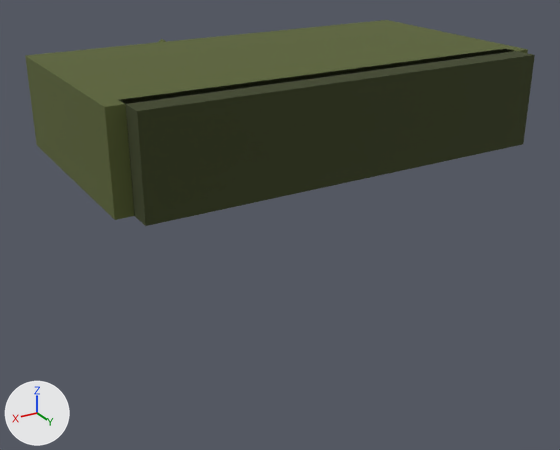
An edit to the FBX model assets/3d/export/inf_walker_lower_torso.fbx, drawn before and after from the same camera.
Rendered twice from a camera (50 mm lens) standing at (1.85, 3.07, 0.89) and looking at (0.04, 0.06, -0.62). Arrows for +X, +Y and +Z are at lower left; the lights stay in place. The first picture is the older version.

Objects in the first picture: 'inf_walker_lower_torso'.
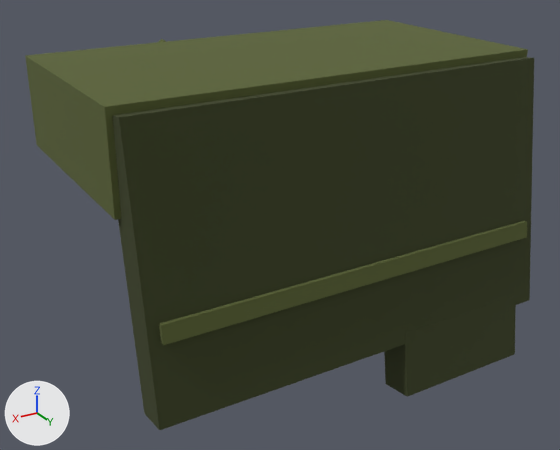
Location of each change, (x1, y1, x2, y2) in pixels of the pictures (560 x 450 px; the box of a moved part takes in the faces that stretch with it):
'inf_walker_lower_torso', reshaped (99% taller): before (25, 20, 535, 226); after (25, 20, 534, 430)
part 1 of me_inf_walker_lower_torso, moved or reshaped: before (121, 49, 535, 226); after (159, 221, 527, 345)
part 2 of me_inf_walker_lower_torso, added (green): after (112, 57, 534, 430)

The edits, one by one:
me_inf_walker_lower_torso is used by ob_inf_walker_lower_torso; location (0.0, 0.0, 0.0).
Verts and faces of me_inf_walker_lower_torso; kept vertices keep their numbers, new ones are numbered from 36.
me_inf_walker_lower_torso had 36 vertices, 38 faces and spanned x -1.02..1.02, y -0.73..0.64, z -0.21..0.22.
me_inf_walker_lower_torso now has 52 vertices, 50 faces and spans x -1.02..1.02, y -0.73..0.8, z -1.29..0.22.
me_inf_walker_lower_torso part 1: the loose piece of 8 vertices spanning x -0.95..0.95, y 0.46..0.64, z -0.21..0.21 is scaled about its middle by (1, 0.33, 0.189), then moved by (0.0, 0.15, -0.62).
Part 2, on me_inf_walker_lower_torso:
New vertex 36 is at (-1.0, 0.6, -1.03).
New vertex 37 is at (-1.0, 0.44, 0.16).
New vertex 38 is at (-1.0, 0.76, -1.0), pixel (529, 300).
New vertex 39 is at (-1.0, 0.6, 0.19), pixel (534, 57).
New vertices 40 to 43 stand at vertices 36 to 39, in that order, plus (2.0, 0.0, 0.0).
New vertex 44 is at (-0.9, 0.64, -1.29).
New vertex 45 is at (-0.9, 0.6, -0.97).
New vertex 46 is at (-0.9, 0.8, -1.27), pixel (514, 354).
New vertex 47 is at (-0.9, 0.76, -0.95), pixel (515, 295).
New vertices 48 to 51 stand at vertices 44 to 47, in that order, plus (0.7, 0.0, 0.0).
New faces: (36, 37, 39, 38), (38, 39, 43, 42), (40, 42, 43, 41), (36, 40, 41, 37), (36, 38, 42, 40), (37, 41, 43, 39).
New faces: (44, 45, 47, 46), (46, 47, 51, 50), (48, 50, 51, 49), (44, 48, 49, 45), (44, 46, 50, 48), (45, 49, 51, 47).
